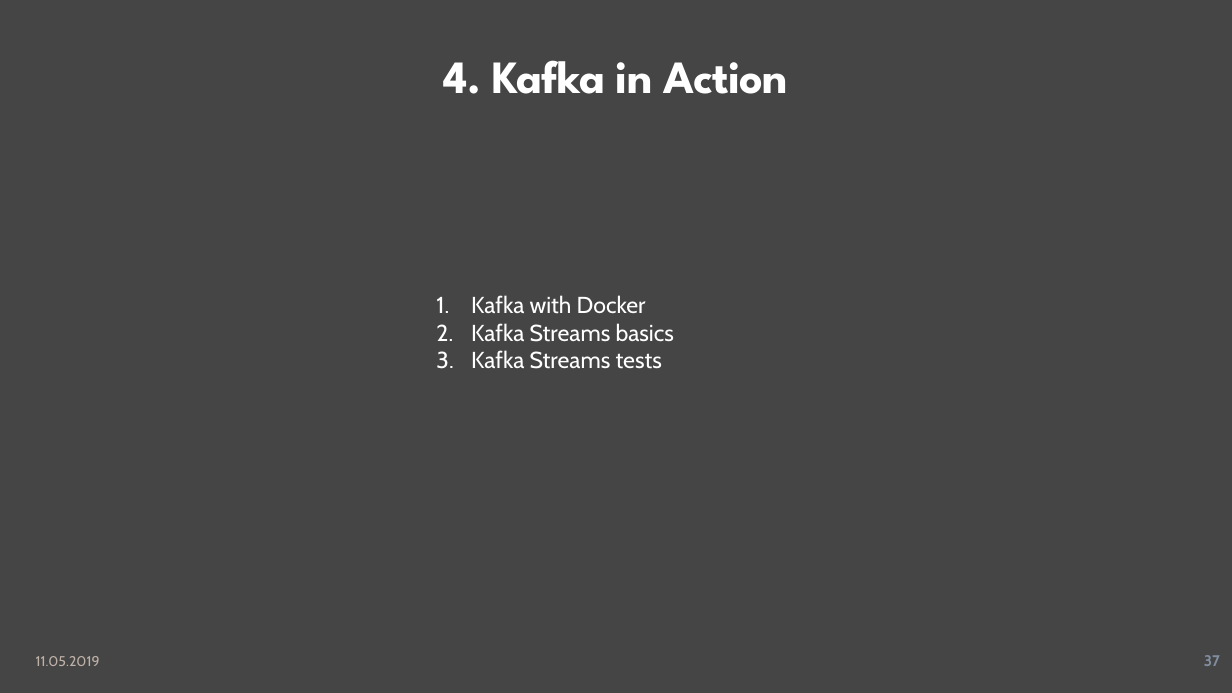
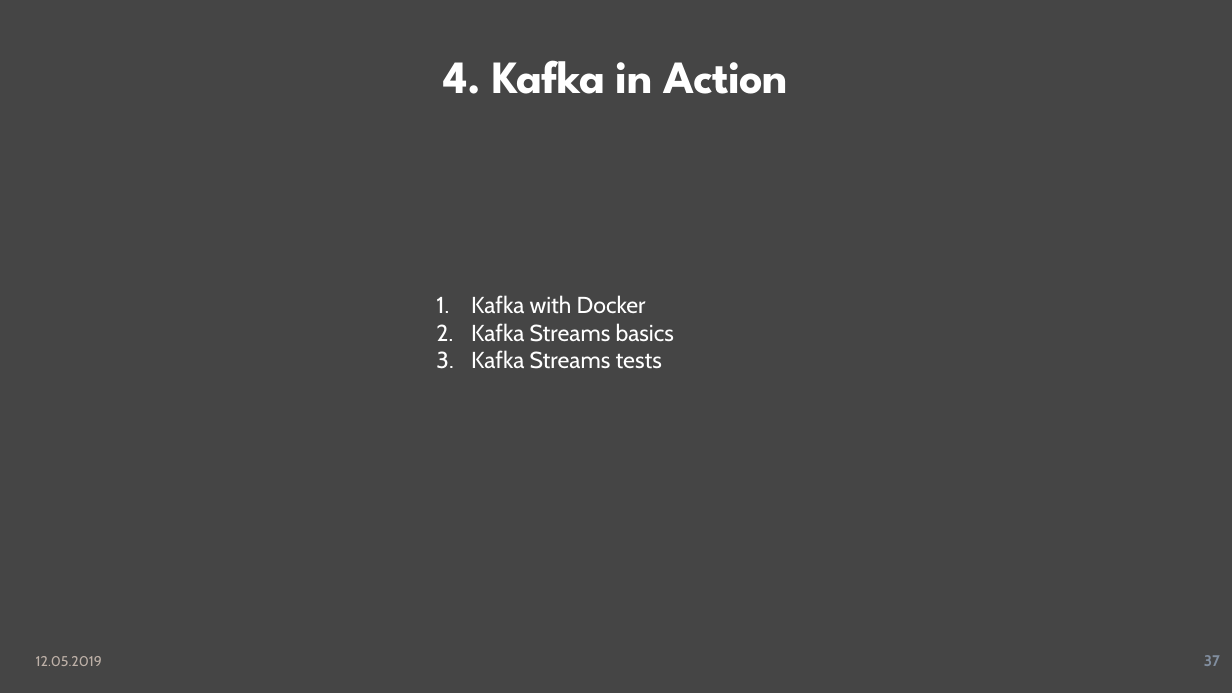
Before and after one commit to zurada/kafka-talk, a slide deck: slide 37 of Kafka Talk.pptx. Drawn at 1232x693 pixels with LibreOffice and Linux fonts; fonts in the diff are those of the drawing. Boxes give left, top, right and bottom in pixels: in the first picture for what was removed or moved away, otherwise in the second. Text is boxed around its words. In the diff, an @@ line names an element or a change of style, - is before the commit and + after.

```diff
--- a/Kafka Talk.pptx
+++ b/Kafka Talk.pptx
@@ text at [36, 656, 102, 666]: text changed @@
-11.05.2019
+12.05.2019
```
Also in this commit, not shown: 1 slide added, 1 other file.
